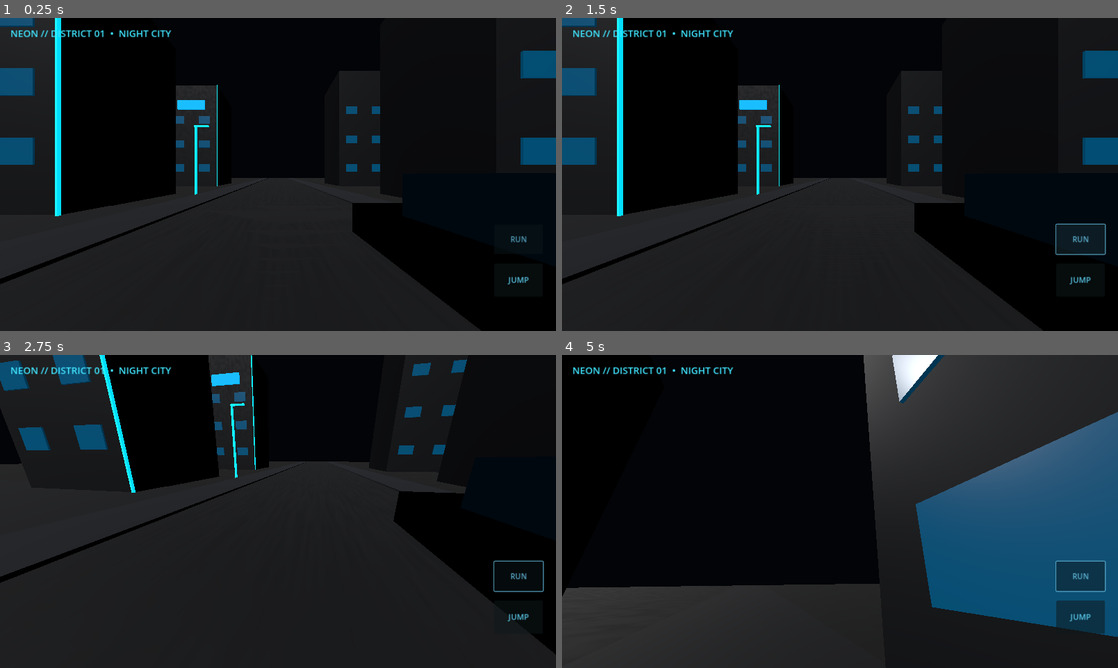
Above: before the commit, frames 1-4 (two rows, left to right).
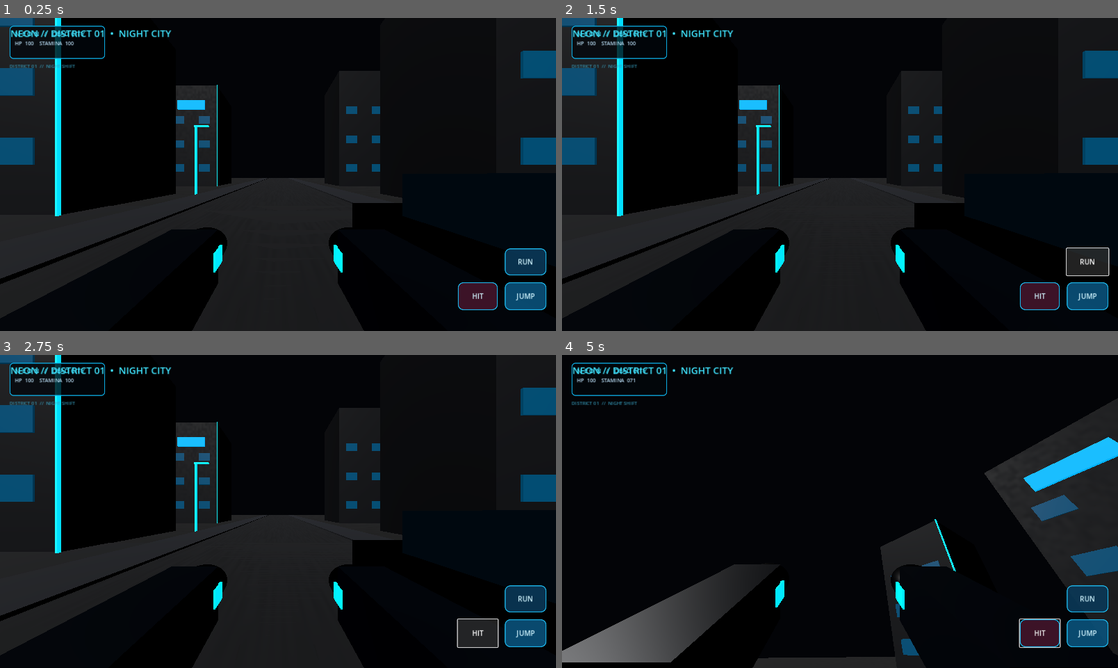
Above: after the commit, the same moments.

Repository: sylph564/neon-dead-city
Game: Godot game, scene res://scenes/district01.tscn
Two runs of this game, one before a commit and one after it. Both use one fixed random seed, a clock stepped at 60 frames per second and the inputs below.
Inputs (mouse positions are in pixels of both pictures, inside the frame that each line leads up to):
- Up to frame 1 (0.25 s): no input
- Up to frame 2 (1.5 s): click "JUMP" at 0.5 s; click "RUN" at 1.25 s
- Up to frame 3 (2.75 s): click (478, 633) at 2 s, where only the run after the commit has a clickable "HIT"
- Up to frame 4 (5 s): tap Enter at 2.75 s; move the mouse to (867, 511) at 2.77 s; hold W from 2.78 s (still down); tap F at 2.85 s; click (867, 511) at 2.92 s; tap Space at 3.02, 3.32, 3.77, 4.07, 4.55 s; tap E at 3.05, 3.6 s; move the mouse to (812, 511) at 3.52 s; click (812, 511) at 3.67 s; tap Shift at 3.8 s; move the mouse to (851, 505) at 4.27 s; hold Shift from 4.28 s (still down); click (851, 505) at 4.42 s

The runs differ from the first frame. In frame 1, 15% of the frame differs, in the area x 0-99%, y 2-100%; in frame 2, 15%; in frame 3, 40%; in frame 4, 48%, in the area x 0-100%, y 0-100%.

Commit message:
Add first person arms camera bob combat and mobile HUD

Diff:
--- a/scripts/player.gd
+++ b/scripts/player.gd
@@ -7,10 +7,10 @@
 
     func _draw() -> void:
         if joystick_active:
-            draw_circle(joystick_origin, 66.0, Color(0.02, 0.08, 0.13, 0.48))
-            draw_arc(joystick_origin, 66.0, 0.0, TAU, 48, Color(0.15, 0.78, 1.0, 0.8), 3.0)
-            draw_circle(joystick_origin + joystick_value * 48.0, 25.0, Color(0.12, 0.72, 0.95, 0.78))
-            draw_arc(joystick_origin + joystick_value * 48.0, 25.0, 0.0, TAU, 32, Color(0.65, 0.95, 1.0, 0.9), 2.0)
+            draw_circle(joystick_origin, 66.0, Color(0.015, 0.035, 0.065, 0.62))
+            draw_arc(joystick_origin, 66.0, 0.0, TAU, 48, Color(0.12, 0.78, 1.0, 0.9), 3.0)
+            draw_circle(joystick_origin + joystick_value * 48.0, 25.0, Color(0.08, 0.62, 0.88, 0.9))
+            draw_arc(joystick_origin + joystick_value * 48.0, 25.0, 0.0, TAU, 32, Color(0.72, 0.96, 1.0, 0.95), 2.0)
 
 @export var walk_speed: float = 5.2
 @export var sprint_speed: float = 8.0
@@ -19,21 +19,141 @@
 @export var jump_velocity: float = 5.2
 
 @onready var head: Node3D = $Head
+@onready var camera: Camera3D = $Head/Camera3D
 
 var gravity: float = 18.0
 var look_touch_id: int = -1
 var move_touch_id: int = -1
-var move_origin: Vector2 = Vector2.ZERO
-var move_vector: Vector2 = Vector2.ZERO
+var move_origin := Vector2.ZERO
+var move_vector := Vector2.ZERO
 var jump_requested := false
 var sprint_touch := false
+var attack_requested := false
 var touch_overlay: TouchOverlay
+var camera_base_position := Vector3.ZERO
+var camera_base_rotation := Vector3.ZERO
+var bob_time := 0.0
+var jump_bob := 0.0
+var punch_time := 0.0
+var punch_cooldown := 0.0
+var right_arm_pivot: Node3D
+var left_arm_pivot: Node3D
+var status_label: Label
+var health_value := 100.0
+var stamina_value := 100.0
 
 func _ready() -> void:
     if not OS.has_feature("mobile"):
         Input.mouse_mode = Input.MOUSE_MODE_CAPTURED
+    camera.fov = 82.0
+    camera_base_position = camera.position
+    camera_base_rotation = camera.rotation
+    _create_view_arms()
     _create_mobile_controls()
-    head.get_node("Camera3D").fov = 82.0
+    _create_hud()
+
+func _make_material(color: Color, metallic := 0.0, roughness := 0.6, glow := false) -> StandardMaterial3D:
+    var material := StandardMaterial3D.new()
+    material.albedo_color = color
+    material.metallic = metallic
+    material.roughness = roughness
+    if glow:
+        material.emission_enabled = true
+        material.emission = color
+        material.emission_energy_multiplier = 1.4
+    return material
+
+func _create_view_arms() -> void:
+    var arms_root := Node3D.new()
+    arms_root.name = "FirstPersonArms"
+    arms_root.position = Vector3.ZERO
+    camera.add_child(arms_root)
+
+    var sleeve_mat := _make_material(Color(0.025, 0.045, 0.075), 0.45, 0.42)
+    var glove_mat := _make_material(Color(0.012, 0.018, 0.028), 0.25, 0.3)
+    var trim_mat := _make_material(Color(0.02, 0.65, 0.95), 0.25, 0.3, true)
+
+    left_arm_pivot = _build_arm(arms_root, "LeftArm", Vector3(-0.34, -0.31, -0.62), sleeve_mat, glove_mat, trim_mat)
+    right_arm_pivot = _build_arm(arms_root, "RightArm", Vector3(0.34, -0.31, -0.62), sleeve_mat, glove_mat, trim_mat)
+
+func _build_arm(parent: Node3D, arm_name: String, arm_position: Vector3, sleeve_mat: Material, glove_mat: Material, trim_mat: Material) -> Node3D:
+    var pivot := Node3D.new()
+    pivot.name = arm_name
+    pivot.position = arm_position
+    parent.add_child(pivot)
+
+    var sleeve := MeshInstance3D.new()
+    var sleeve_mesh := BoxMesh.new()
+    sleeve_mesh.size = Vector3(0.19, 0.22, 0.48)
+    sleeve.mesh = sleeve_mesh
+    sleeve.material_override = sleeve_mat
+    sleeve.position = Vector3(0.0, -0.025, 0.12)
+    pivot.add_child(sleeve)
+
+    var cuff := MeshInstance3D.new()
+    var cuff_mesh := BoxMesh.new()
+    cuff_mesh.size = Vector3(0.205, 0.07, 0.09)
+    cuff.mesh = cuff_mesh
+    cuff.material_override = trim_mat
+    cuff.position = Vector3(0.0, -0.025, -0.105)
+    pivot.add_child(cuff)
+
+    var fist := MeshInstance3D.new()
+    var fist_mesh := SphereMesh.new()
+    fist_mesh.radius = 0.105
+    fist_mesh.height = 0.19
+    fist.mesh = fist_mesh
+    fist.material_override = glove_mat
+    fist.position = Vector3(0.0, -0.015, -0.19)
+    fist.scale = Vector3(1.0, 0.82, 1.25)
+    pivot.add_child(fist)
+    return pivot
+
+func _create_hud() -> void:
+    var layer := get_node_or_null("MobileControls") as CanvasLayer
+    if layer == null:
+        layer = CanvasLayer.new()
+        layer.name = "MobileControls"
+        add_child(layer)
+
+    var panel := PanelContainer.new()
+    panel.name = "StatusPanel"
+    panel.position = Vector2(22, 18)
+    panel.custom_minimum_size = Vector2(220, 76)
+    var style := StyleBoxFlat.new()
+    style.bg_color = Color(0.008, 0.025, 0.045, 0.78)
+    style.border_color = Color(0.05, 0.72, 0.95, 0.9)
+    style.set_border_width_all(2)
+    style.set_corner_radius_all(8)
+    style.content_margin_left = 12
+    style.content_margin_right = 12
+    style.content_margin_top = 7
+    style.content_margin_bottom = 7
+    panel.add_theme_stylebox_override("panel", style)
+    layer.add_child(panel)
+
+    var stack := VBoxContainer.new()
+    stack.add_theme_constant_override("separation", 2)
+    panel.add_child(stack)
+
+    var title := Label.new()
+    title.text = "N E O N   /   DEAD CITY"
+    title.add_theme_font_size_override("font_size", 15)
+    title.add_theme_color_override("font_color", Color(0.25, 0.88, 1.0))
+    stack.add_child(title)
+
+    status_label = Label.new()
+    status_label.text = "HP 100   •   STAMINA 100"
+    status_label.add_theme_font_size_override("font_size", 12)
+    status_label.add_theme_color_override("font_color", Color(0.72, 0.86, 0.95))
+    stack.add_child(status_label)
+
+    var hint := Label.new()
+    hint.text = "DISTRICT 01  //  NIGHT SHIFT"
+    hint.position = Vector2(22, 102)
+    hint.add_theme_font_size_override("font_size", 11)
+    hint.add_theme_color_override("font_color", Color(0.22, 0.65, 0.78, 0.85))
+    layer.add_child(hint)
 
 func _create_mobile_controls() -> void:
     var layer := CanvasLayer.new()
@@ -45,40 +165,53 @@
     touch_overlay.mouse_filter = Control.MOUSE_FILTER_IGNORE
     layer.add_child(touch_overlay)
 
-    var jump_button := Button.new()
-    jump_button.text = "JUMP"
-    jump_button.position = Vector2(-142, -155)
-    jump_button.size = Vector2(112, 76)
-    jump_button.anchor_left = 1.0
-    jump_button.anchor_top = 1.0
-    jump_button.anchor_right = 1.0
-    jump_button.anchor_bottom = 1.0
-    jump_button.add_theme_font_size_override("font_size", 18)
-    jump_button.add_theme_color_override("font_color", Color(0.7, 0.96, 1.0))
-    jump_button.modulate = Color(0.55, 0.9, 1.0, 0.88)
-    jump_button.pressed.connect(_request_jump)
-    layer.add_child(jump_button)
-
-    var sprint_button := Button.new()
-    sprint_button.text = "RUN"
-    sprint_button.position = Vector2(-142, -245)
-    sprint_button.size = Vector2(112, 68)
-    sprint_button.anchor_left = 1.0
-    sprint_button.anchor_top = 1.0
-    sprint_button.anchor_right = 1.0
-    sprint_button.anchor_bottom = 1.0
-    sprint_button.add_theme_font_size_override("font_size", 17)
-    sprint_button.modulate = Color(0.45, 0.85, 1.0, 0.82)
-    sprint_button.button_down.connect(func(): sprint_touch = true)
-    sprint_button.button_up.connect(func(): sprint_touch = false)
-    layer.add_child(sprint_button)
+    _add_action_button(layer, "JUMP", Vector2(-118, -112), Vector2(96, 64), _request_jump, Color(0.04, 0.32, 0.48, 0.9))
+    _add_action_button(layer, "RUN", Vector2(-118, -190), Vector2(96, 62), _toggle_sprint, Color(0.04, 0.22, 0.34, 0.9))
+    _add_action_button(layer, "HIT", Vector2(-226, -112), Vector2(92, 64), _request_attack, Color(0.25, 0.08, 0.16, 0.94))
+
+func _add_action_button(layer: CanvasLayer, caption: String, offset: Vector2, button_size: Vector2, action: Callable, color: Color) -> void:
+    var button := Button.new()
+    button.text = caption
+    button.position = offset
+    button.size = button_size
+    button.anchor_left = 1.0
+    button.anchor_top = 1.0
+    button.anchor_right = 1.0
+    button.anchor_bottom = 1.0
+    button.add_theme_font_size_override("font_size", 16)
+    button.add_theme_color_override("font_color", Color(0.82, 0.96, 1.0))
+    button.add_theme_color_override("font_hover_color", Color.WHITE)
+    var normal := StyleBoxFlat.new()
+    normal.bg_color = color
+    normal.border_color = Color(0.12, 0.78, 1.0, 0.9)
+    normal.set_border_width_all(2)
+    normal.set_corner_radius_all(12)
+    button.add_theme_stylebox_override("normal", normal)
+    var pressed := normal.duplicate()
+    pressed.bg_color = Color(0.08, 0.52, 0.68, 0.98)
+    button.add_theme_stylebox_override("pressed", pressed)
+    button.pressed.connect(action)
+    layer.add_child(button)
+
+func _toggle_sprint() -> void:
+    sprint_touch = not sprint_touch
 
 func _request_jump() -> void:
     jump_requested = true
+
+func _request_attack() -> void:
+    attack_requested = true
 
 func _unhandled_input(event: InputEvent) -> void:
     if event is InputEventMouseMotion and Input.mouse_mode == Input.MOUSE_MODE_CAPTURED:
         _rotate_view(event.relative, mouse_sensitivity)
+    elif event is InputEventMouseButton and event.pressed and event.button_index == MOUSE_BUTTON_LEFT:
+        _request_attack()
+    elif event is InputEventKey and event.pressed:
+        if event.keycode == KEY_ESCAPE:
+            Input.mouse_mode = Input.MOUSE_MODE_VISIBLE
+        elif event.keycode == KEY_F or event.keycode == KEY_E:
+            _request_attack()
     elif event is InputEventScreenTouch:
         var screen_size := get_viewport().get_visible_rect().size
         if event.pressed:
@@ -107,8 +240,6 @@
             move_vector = ((event.position - move_origin) / 62.0).limit_length(1.0)
             touch_overlay.joystick_value = move_vector
             touch_overlay.queue_redraw()
-    elif event is InputEventKey and event.pressed and event.keycode == KEY_ESCAPE:
-        Input.mouse_mode = Input.MOUSE_MODE_VISIBLE
 
 func _rotate_view(delta: Vector2, sensitivity: float) -> void:
     rotate_y(-delta.x * sensitivity)
@@ -130,7 +261,8 @@
     input_vector = input_vector.limit_length(1.0)
 
     var direction := (transform.basis * Vector3(input_vector.x, 0, input_vector.y)).normalized()
-    var speed := sprint_speed if sprint_touch or Input.is_key_pressed(KEY_SHIFT) else walk_speed
+    var running := sprint_touch or Input.is_key_pressed(KEY_SHIFT)
+    var speed := sprint_speed if running else walk_speed
     velocity.x = direction.x * speed
     velocity.z = direction.z * speed
 
@@ -139,7 +271,52 @@
     else:
         if jump_requested or Input.is_key_pressed(KEY_SPACE):
             velocity.y = jump_velocity
+            jump_bob = 1.0
         else:
             velocity.y = 0.0
     jump_requested = false
     move_and_slide()
+
+    var horizontal_speed := Vector2(velocity.x, velocity.z).length()
+    if is_on_floor() and horizontal_speed > 0.25:
+        bob_time += delta * (13.0 if running else 8.5)
+    else:
+        bob_time = lerp(bob_time, 0.0, delta * 3.5)
+    jump_bob = move_toward(jump_bob, 0.0, delta * 2.4)
+    camera.position = camera_base_position + Vector3(0.0, sin(bob_time) * 0.018 * min(horizontal_speed / walk_speed, 1.5) - jump_bob * 0.035, 0.0)
+    camera.rotation = camera_base_rotation + Vector3(sin(bob_time * 2.0) * 0.008 * min(horizontal_speed / walk_speed, 1.5), 0.0, cos(bob_time) * 0.012 * min(horizontal_speed / walk_speed, 1.5))
+
+    punch_cooldown = maxf(0.0, punch_cooldown - delta)
+    if attack_requested and punch_cooldown <= 0.0:
+        _start_punch()
+    attack_requested = false
+    if punch_time > 0.0:
+        punch_time = maxf(0.0, punch_time - delta)
+        var t := 1.0 - punch_time / 0.24
+        var swing := sin(t * PI)
+        right_arm_pivot.rotation = Vector3(-swing * 1.15, swing * 0.12, -swing * 0.08)
+        right_arm_pivot.position = Vector3(0.34, -0.31, -0.62 - swing * 0.36)
+    else:
+        right_arm_pivot.rotation = right_arm_pivot.rotation.lerp(Vector3.ZERO, delta * 18.0)
+        right_arm_pivot.position = right_arm_pivot.position.lerp(Vector3(0.34, -0.31, -0.62), delta * 18.0)
+    left_arm_pivot.position.y = -0.31 + sin(bob_time) * 0.012
+
+    stamina_value = maxf(0.0, stamina_value - delta * 13.0) if running and horizontal_speed > 0.25 else minf(100.0, stamina_value + delta * 8.0)
+    if status_label:
+        status_label.text = "HP  %03d    STAMINA  %03d" % [int(health_value), int(stamina_value)]
+
+func _start_punch() -> void:
+    punch_time = 0.24
+    punch_cooldown = 0.42
+    _try_hit_target()
+
+func _try_hit_target() -> void:
+    var origin := camera.global_position
+    var finish := origin + (-camera.global_transform.basis.z * 2.0)
+    var query := PhysicsRayQueryParameters3D.create(origin, finish)
+    query.exclude = [get_rid()]
+    var result := get_world_3d().direct_space_state.intersect_ray(query)
+    if not result.is_empty():
+        var target = result.get("collider")
+        if target and target.is_in_group("enemies") and target.has_method("take_damage"):
+            target.take_damage(10)
